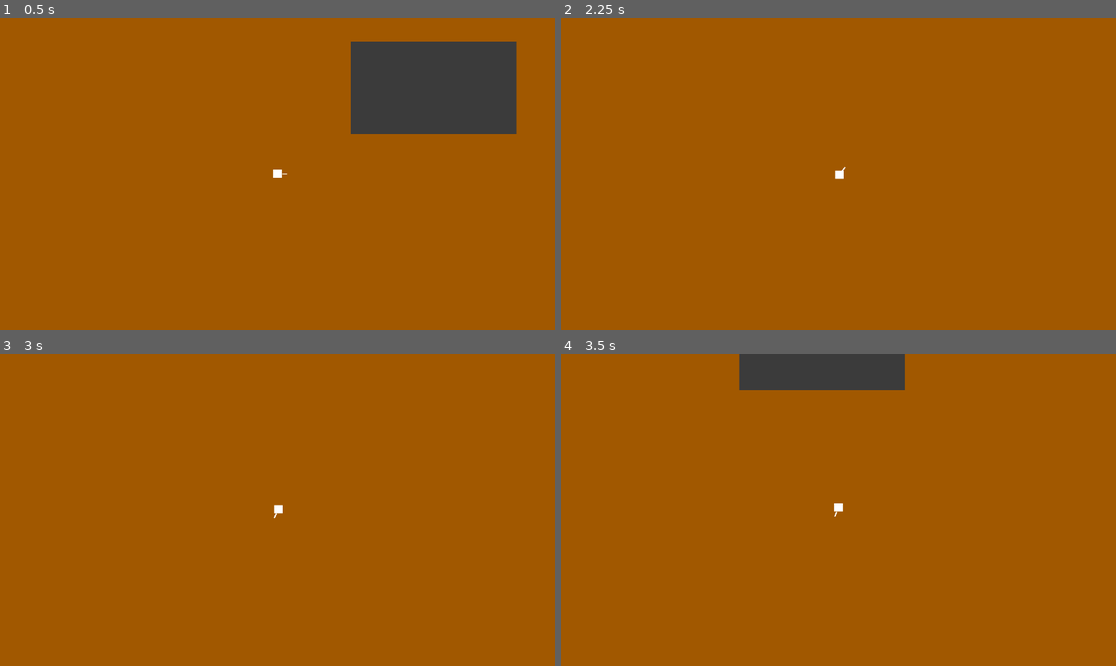
Above: before the commit, frames 1-4 (two rows, left to right).
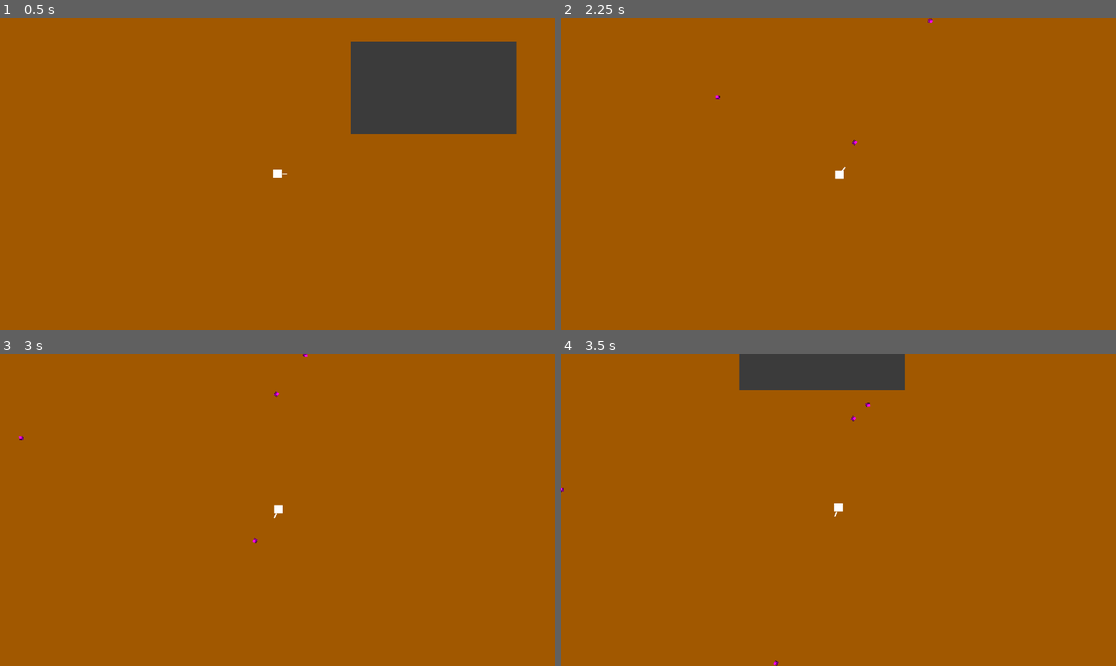
Above: after the commit, the same moments.

Repository: ArranMcAuld/gmtk-game-jam
Game: Godot game, scene res://Levels/randomly_generated_world.tscn
The game is run twice, just before and just after one commit, with the same random seed, the same clock (stepped at 60 frames per second) and the same inputs.
Inputs (mouse positions are in pixels of both pictures, inside the frame that each line leads up to):
- Up to frame 1 (0.5 s): no input
- Up to frame 2 (2.25 s): tap Enter at 0.5 s; move the mouse to (960, 158) at 0.52 s; hold D (move_right) 0.53-1.28 s; click (960, 158) at 0.6 s; move the mouse to (727, 189) at 1.27 s; hold S (move_down) 1.28-2.03 s; tap Space (dash) at 1.35 s; click (727, 189) at 1.55 s; move the mouse to (894, 105) at 2.02 s; hold D (move_right) from 2.03 s (still down); click (894, 105) at 2.1 s
- Up to frame 3 (3 s): tap Space (dash) at 2.75 s; move the mouse to (249, 572) at 2.77 s; release D (move_right) at 2.78 s; hold W (move_up) from 2.78 s (still down); click (249, 572) at 2.85 s
- Up to frame 4 (3.5 s): keep holding W (move_up)

Frame 1 is identical in both runs. In frame 2, less than 0.1% of the frame differs, in the area x 27-67%, y 0-41%; in frame 3, less than 0.1%; in frame 4, less than 0.1%, in the area x 0-56%, y 15-100%.

Commit message:
Grenades Shooting is working

Diff:
--- a/Levels/randomly_generated_world.tscn
+++ b/Levels/randomly_generated_world.tscn
@@ -1,6 +1,8 @@
 [gd_scene format=3 uid="uid://bpkuhx8kaufsb"]
 
 [ext_resource type="PackedScene" uid="uid://codl0r07jy0sm" path="res://Scenes/player.tscn" id="1_yg7k7"]
+[ext_resource type="PackedScene" uid="uid://xl8ckd4l8daq" path="res://Scenes/main_controller.tscn" id="2_k5nqk"]
+[ext_resource type="PackedScene" uid="uid://bug5evvdd2jy7" path="res://Scenes/grenade_1.tscn" id="3_rbwu2"]
 
 [sub_resource type="QuadMesh" id="QuadMesh_tp02r"]
 
@@ -83,3 +85,14 @@
 mesh = SubResource("QuadMesh_rbwu2")
 
 [node name="Player" parent="." unique_id=1119650225 instance=ExtResource("1_yg7k7")]
+
+[node name="MainController" parent="." unique_id=969106577 node_paths=PackedStringArray("player", "player_camera", "grenade_launcher", "grenade_spawn_pos") instance=ExtResource("2_k5nqk")]
+position = Vector2(707, -25)
+player = NodePath("../Player")
+player_camera = NodePath("../Player/Camera2D")
+grenade_launcher = NodePath("../Player/GrenedeLauncher")
+list_of_grenades_to_choose_from = Array[PackedScene]([ExtResource("3_rbwu2")])
+grenade_spawn_pos = NodePath("Grenade_Spaw_Pos")
+
+[editable path="Player"]
+[editable path="MainController"]
--- a/Scenes/base_grenade.gd
+++ b/Scenes/base_grenade.gd
@@ -1,18 +1,14 @@
 class_name base_grenade
 extends RigidBody2D
 
-var detonate_cooldown : float = 20.0
-const SHOOT_SPEED : float = 200.0
+var detonate_cooldown : float = 10.0
+const SHOOT_SPEED : float = 500.0
+@export var collision : CollisionShape2D
 
 #stuff to change for each grenade
 
 
-# We call this on the player when the bullet is shot
-func launch(direction: Vector2) -> void:
-	global_rotation = direction.angle()
-	# apply force
-	apply_central_impulse(direction * SHOOT_SPEED)
-
+func _ready() -> void:
 	#wait for cooldown
 	await get_tree().create_timer(detonate_cooldown).timeout
 
@@ -21,3 +17,13 @@
 
 	# destroy grenade
 	queue_free()
+
+# We call this on the player when the bullet is shot
+func launch(spawn_position: Vector2, rotation: float) -> void:
+	top_level = true # this essentially unparents it
+	global_position = spawn_position
+	visible = true
+	collision.set_deferred("disabled", false)
+	global_rotation = rotation
+	# apply force
+	apply_central_impulse(Vector2.from_angle(rotation) * SHOOT_SPEED)
--- a/Scenes/base_grenade.tscn
+++ b/Scenes/base_grenade.tscn
@@ -10,16 +10,24 @@
 
 [sub_resource type="CircleShape2D" id="CircleShape2D_frl0m"]
 
-[node name="BaseGrenade" type="RigidBody2D" unique_id=1473638359]
+[node name="BaseGrenade" type="RigidBody2D" unique_id=1473638359 node_paths=PackedStringArray("collision")]
+visible = false
+gravity_scale = 0.0
+linear_damp_mode = 1
+linear_damp = 24.445
 script = ExtResource("1_frl0m")
+collision = NodePath("CollisionShape2D")
 
 [node name="CollisionShape2D" type="CollisionShape2D" parent="." unique_id=316761242]
 shape = SubResource("CircleShape2D_6vce7")
+disabled = true
 
 [node name="Sprite2D" type="Sprite2D" parent="." unique_id=868225074]
 texture = SubResource("PlaceholderTexture2D_frl0m")
 
 [node name="ExplosionArea2D" type="Area2D" parent="." unique_id=3285039]
+linear_damp_space_override = 3
+linear_damp = 6.7
 
 [node name="ExplosionRadius" type="CollisionShape2D" parent="ExplosionArea2D" unique_id=918465592]
 shape = SubResource("CircleShape2D_frl0m")
--- /dev/null
+++ b/Scenes/grenade_1.tscn
@@ -0,0 +1,6 @@
+[gd_scene format=3 uid="uid://bug5evvdd2jy7"]
+
+[ext_resource type="PackedScene" uid="uid://yu3sj5vkpjpj" path="res://Scenes/base_grenade.tscn" id="1_puvox"]
+
+[node name="Grenade1" unique_id=1473638359 instance=ExtResource("1_puvox")]
+linear_damp = 1.199
--- /dev/null
+++ b/Scenes/main_controller.tscn
@@ -0,0 +1,11 @@
+[gd_scene format=3 uid="uid://xl8ckd4l8daq"]
+
+[ext_resource type="Script" uid="uid://dmj43n6a2pkre" path="res://Scripts/main_controller.gd" id="1_7i2o3"]
+
+[node name="MainController" type="Node2D" unique_id=969106577 node_paths=PackedStringArray("controller_camera")]
+script = ExtResource("1_7i2o3")
+controller_camera = NodePath("Camera2D")
+
+[node name="Camera2D" type="Camera2D" parent="." unique_id=847493547]
+
+[node name="Grenade_Spaw_Pos" type="Node2D" parent="." unique_id=873948083]
--- a/Scenes/player.tscn
+++ b/Scenes/player.tscn
@@ -1,6 +1,7 @@
 [gd_scene format=3 uid="uid://codl0r07jy0sm"]
 
 [ext_resource type="Script" uid="uid://mdq8igqc5kex" path="res://player.gd" id="1_v0iea"]
+[ext_resource type="Script" uid="uid://c4btspdnhwgg3" path="res://Scripts/shoot_grenades.gd" id="2_cvnsp"]
 
 [sub_resource type="CircleShape2D" id="CircleShape2D_f60y1"]
 
@@ -23,9 +24,14 @@
 scale = Vector2(18, 17.000002)
 mesh = SubResource("QuadMesh_v0iea")
 
-[node name="GrenedeLauncher" type="Node2D" parent="." unique_id=2122522478]
+[node name="GrenedeLauncher" type="Node2D" parent="." unique_id=2122522478 node_paths=PackedStringArray("spawn_pos")]
+script = ExtResource("2_cvnsp")
+spawn_pos = NodePath("GrenadeSpawnPos")
 
 [node name="MeshInstance2D" type="MeshInstance2D" parent="GrenedeLauncher" unique_id=1156913528]
 position = Vector2(14.999999, 0)
 scale = Vector2(10.535799, 2.6533349)
 mesh = SubResource("QuadMesh_cvnsp")
+
+[node name="GrenadeSpawnPos" type="Node2D" parent="GrenedeLauncher" unique_id=254135938]
+position = Vector2(25, 0)
--- /dev/null
+++ b/Scripts/main_controller.gd
@@ -0,0 +1,84 @@
+extends Node2D
+
+var grenade_inventory: Array[base_grenade] = []
+var round_num := 1
+var num_grenades := 5
+var num_rooms := 5
+
+@export var player : CharacterBody2D
+@export var controller_camera : Camera2D
+@export var player_camera : Camera2D
+@export var grenade_launcher : Node2D
+@export var list_of_grenades_to_choose_from : Array[PackedScene]
+@export var grenade_spawn_pos : Node2D
+
+
+enum State {
+	SETUP,      # Generating map, loading bench, time_scale = 0
+	PLANNING,   # Player picking grenades and setting timers
+	ACTION,     # Player camera active, shooting, time_scale = 1
+	RESET       # Level complete, cleaning up before restarting
+}
+
+var current_state: State = State.SETUP
+
+
+# Called when the node enters the scene tree for the first time.
+func _ready() -> void:
+	change_state(State.SETUP)
+
+
+# Called every frame. 'delta' is the elapsed time since the previous frame.
+func _process(delta: float) -> void:
+	pass
+
+
+
+func change_state(new_state: State) -> void:
+	current_state = new_state
+
+	match current_state:
+		State.SETUP:
+			Engine.time_scale = 0.0
+			controller_camera.make_current()
+			generate_map()
+			load_grenades_to_bench()
+			change_state(State.PLANNING)
+
+		State.PLANNING:
+			Engine.time_scale = 0.0
+			#workbench_ui.show()
+			change_state(State.ACTION)
+		State.ACTION:
+			grenade_launcher
+			Engine.time_scale = 1.0
+			player_camera.make_current()
+			#workbench_ui.hide()
+			#hide_workbench_grenades()
+
+		State.RESET:
+			Engine.time_scale = 0.0
+			clear_map()
+			change_state(State.SETUP)
+
+func _on_start_button_pressed():
+	if current_state == State.PLANNING:
+		change_state(State.ACTION)
+
+func generate_map():
+	pass
+
+func clear_map():
+	pass
+
+func load_grenades_to_bench():
+	for i in range(num_grenades - 1):
+		var new_grenade = list_of_grenades_to_choose_from.pick_random() .instantiate()
+		# 2. Set its position
+		new_grenade.global_position = grenade_spawn_pos.global_position
+
+		# 3. Add it to the active game world
+		add_child(new_grenade)
+		grenade_inventory.append(new_grenade)
+
+	grenade_launcher.get_grenades(grenade_inventory)
--- /dev/null
+++ b/Scripts/shoot_grenades.gd
@@ -0,0 +1,26 @@
+extends Node2D
+
+var grenade_inventory: Array[base_grenade] = []
+
+@export var spawn_pos : Node2D
+
+# Called when the node enters the scene tree for the first time.
+func _ready() -> void:
+	pass # Replace with function body.
+
+
+# Called every frame. 'delta' is the elapsed time since the previous frame.
+func _process(delta: float) -> void:
+	if Input.is_action_just_pressed("shoot"):
+		if Engine.time_scale != 0.0:
+			var bullet = grenade_inventory.pop_front()
+			if bullet:
+				bullet.launch(spawn_pos.global_position, global_rotation)
+			else:
+				print("no grenade")
+
+func get_grenades(grenades : Array[base_grenade]) -> void:
+	grenade_inventory = grenades
+	for bullet in grenade_inventory:
+		bullet.reparent(self)
+		bullet.global_position = global_position
Not shown, added: Scripts/main_controller.gd.uid
Not shown, added: Scripts/shoot_grenades.gd.uid
